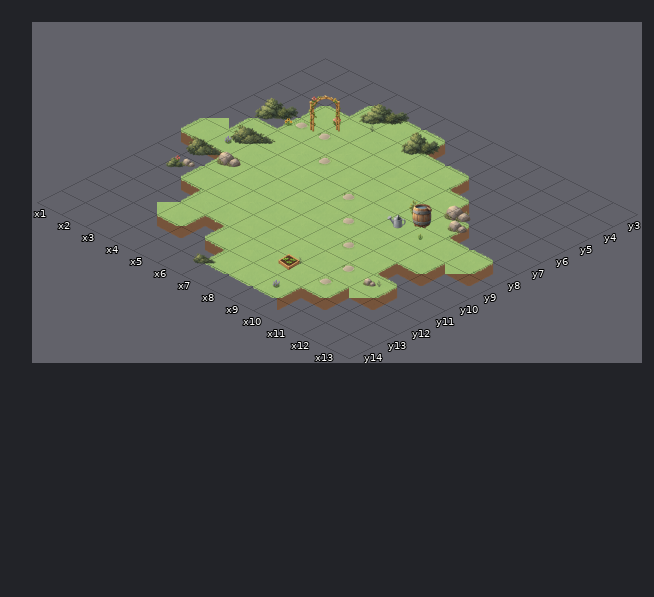
Two versions of a level (Tiled map, assets/maps/potager_diorama_v1.tmx). The picture above was drawn from the file before the commit.
Cells are 80x40 px. Isometric: x runs down to the right, y down to the left. Shown: x 1..13, y 3..14.
New version:
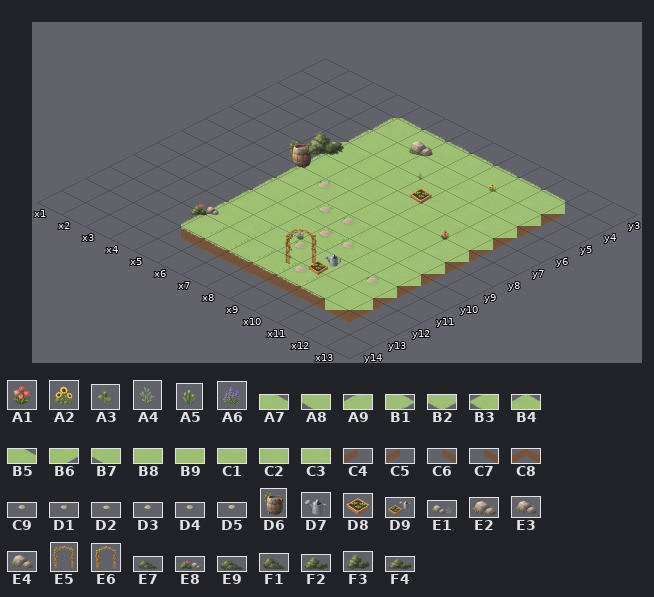
Key: from "floor_decor": A1 0 "commun_decor_fleurs_blan", A2 1 "commun_decor_fleurs_jaun", A3 2 "commun_decor_herbes_foll", A4 3 "commun_decor_touffe_herb", A5 4 "commun_decor_touffe_herb", A6 5 "commun_decor_trefle_stat"; from "ground": A7 0 "commun_sol_bordure_herbe", A8 2 "commun_sol_bordure_herbe", A9 3 "commun_sol_bordure_herbe", B1 4 "commun_sol_bordure_herbe", B2 5 "commun_sol_bordure_herbe", B3 6 "commun_sol_bordure_herbe", B4 7 "commun_sol_bordure_herbe", B5 8 "commun_sol_bordure_herbe", B6 9 "commun_sol_bordure_herbe", B7 10 "commun_sol_bordure_herbe", B8 12 "commun_sol_herbe_tile_00", B9 13 "commun_sol_herbe_tile_01", C1 14 "commun_sol_herbe_tile_02", C2 15 "commun_sol_herbe_tile_03", C3 16 "commun_sol_herbe_tile_04", C4 28 "commun_sol_tranche_terre", C5 29 "commun_sol_tranche_terre", C6 30 "commun_sol_tranche_terre", C7 31 "commun_sol_tranche_terre", C8 33 "commun_sol_tranche_terre"; from "paths": C9 0 "commun_sol_pas_pierre_ti", D1 1 "commun_sol_pas_pierre_ti", D2 2 "commun_sol_pas_pierre_ti", D3 3 "commun_sol_pas_pierre_ti", D4 4 "commun_sol_pas_pierre_ti", D5 5 "commun_sol_pas_pierre_ti"; from "props": D6 0 "commun_decor_tonneau_boi", D7 1 "potager_decor_arrosoir_m", D8 2 "potager_decor_caisse_sem", D9 4 "potager_decor_outils_jar"; from "rocks": E1 0 "commun_bordure_rochers_s", E2 1 "commun_decor_rochers_her", E3 2 "commun_decor_rochers_sta", E4 3 "commun_decor_rochers_sta"; from "structures": E5 0 "commun_decor_treillis_bo", E6 2 "commun_decor_treillis_bo"; from "vegetation": E7 0 "commun_bordure_herbe_deb", E8 1 "commun_bordure_mixte_sta", E9 2 "commun_decor_bosquet_bas", F1 3 "commun_decor_bosquet_bas", F2 5 "commun_decor_bosquet_hau", F3 6 "commun_decor_bosquet_hau", F4 7 "commun_decor_bosquet_hau".
__ is an empty cell, .. an unchanged one.
Objects are placed by the point they stand on, in cells (3,4 is the top-left corner of cell 3,4); size is 1x1 cell unless given.
From old to new:
--- layer "skirt"
@@ x 1..13 @@
- 4 .. .. .. .. .. .. C5 .. .. .. .. __ ..
- 5 .. .. .. .. .. .. .. .. C4 .. .. __ ..
- 6 .. .. .. .. .. .. .. .. .. C4 .. __ ..
- 7 .. .. .. .. .. .. .. .. .. .. C4 __ ..
- 8 .. .. .. .. .. .. .. .. .. .. .. __ C5
- 9 C6 C7 .. .. .. .. .. .. .. .. .. C8 ..
-10 .. .. .. .. .. .. .. .. .. .. C8 __ ..
-11 .. .. C6 .. .. .. .. .. .. .. .. C5 ..
-12 .. .. .. .. C8 .. .. .. .. .. C8 __ ..
-13 .. .. .. C7 __ .. __ __ __ C8 __ .. ..
+ 4 .. .. .. .. .. .. __ .. .. .. .. C4 ..
+ 5 .. .. .. .. .. .. .. .. __ .. .. C4 ..
+ 6 .. .. .. .. .. .. .. .. .. __ .. C4 ..
+ 7 .. .. .. .. .. .. .. .. .. .. __ C4 ..
+ 8 .. .. .. .. .. .. .. .. .. .. .. C4 __
+ 9 __ __ .. .. .. .. .. .. .. .. .. C4 ..
+10 .. .. .. .. .. .. .. .. .. .. __ C4 ..
+11 .. .. __ .. .. .. .. .. .. .. .. C4 ..
+12 .. .. .. .. __ .. .. .. .. .. __ C4 ..
+13 .. .. .. __ C7 .. C7 C7 C7 C7 C7 .. ..
--- layer "ground"
@@ x 1..12 @@
- 4 .. .. .. B4 A7 .. __ __ __ __ __ ..
- 5 .. .. B4 C2 B9 C1 A7 B1 __ __ __ ..
- 6 .. .. A9 B9 C2 .. C1 C3 B1 __ __ ..
- 7 .. B4 C2 C3 C1 C2 .. C1 B8 B1 __ ..
- 8 B3 A8 B8 C1 C3 .. C2 B8 C1 C3 A7 B1
- 9 .. .. A9 B8 C2 .. C1 C2 .. .. B2 ..
-10 .. .. B3 C2 B8 .. C3 B9 C2 B6 __ ..
-11 .. .. .. A9 A8 .. C2 C3 C1 C2 B1 ..
-12 .. .. .. B2 __ .. B8 C1 C3 B2 __ ..
-13 .. .. .. .. .. .. B3 B7 B2 .. .. ..
+ 4 .. .. .. __ B4 .. B1 B1 B1 B1 B5 ..
+ 5 .. .. __ __ A9 B8 B8 C1 C1 C1 C2 ..
+ 6 .. .. __ __ B9 .. B9 C1 C1 C2 C2 ..
+ 7 .. __ __ __ A9 B9 .. B8 C3 B9 C2 ..
+ 8 __ __ __ __ A9 .. C3 C3 C3 B9 C2 __
+ 9 .. .. __ __ A9 .. C3 B9 .. .. C2 ..
+10 .. .. __ __ A9 .. B8 B8 A9 B8 C2 ..
+11 .. .. .. __ A9 .. A9 B8 B8 B8 C2 ..
+12 .. .. .. __ B3 .. B3 B3 B3 B3 C2 ..
+13 .. .. .. .. .. .. __ __ __ .. .. ..
--- layer "path"
@@ x 3..11 @@
- 6 D2 D5 .. .. .. .. .. .. ..
- 7 .. .. D3 .. .. .. .. .. ..
- 8 .. .. .. __ C9 .. .. .. ..
- 9 .. .. .. .. __ D4 .. .. ..
-10 .. .. .. .. .. __ D1 .. ..
-11 .. .. .. .. .. __ .. D5 __
-12 .. .. .. .. .. .. __ D2 ..
+ 6 __ __ .. .. .. .. .. .. ..
+ 7 .. .. __ .. .. .. .. .. ..
+ 8 .. .. .. C9 __ .. .. .. ..
+ 9 .. .. .. .. D2 D3 .. .. ..
+10 .. .. .. .. .. D2 D4 .. ..
+11 .. .. .. .. .. D3 .. __ D5
+12 .. .. .. .. .. .. D4 __ ..
--- layer "floor_decor"
+A2 "yellow_flowers" at 10.5,5.5 size 0.3x0.5
+A4 "grass_tuft" at 8.5,6.5 size 0.2x0.5
+A1 "white_flowers" at 11.5,8.5 size 0.3x0.6
+A6 "clover" at 8.5,11.5 size 0.3x0.5
-A4 "arch_grass" at 5.5,5.5 size 0.2x0.5
-A1 "arch_white_flowers" at 4.5,6 size 0.3x0.6
-A2 "arch_yellow_flowers" at 3.5,7 size 0.3x0.5
-A3 "east_grass" at 10.5,8.5 size 0.2x0.4
-A6 "west_clover" at 3,9 size 0.3x0.5
-A5 "east_tuft" at 11,9 size 0.2x0.5
-A4 "nursery_grass" at 9.5,12.5 size 0.2x0.5
-A6 "front_clover" at 10,14 size 0.3x0.5
--- layer "edge_overlays"
-E8 "west_edge_mix" at 3,11 size 0.8x0.8
-E1 "front_right_rocks" at 12,12 size 0.6x0.7
-E7 "front_left_overhang" at 7.5,14.5 size 0.6x0.7
--- layer "props"
+E2 "east_upper_rock" at 7.5,5.5 size 0.6x0.8
+D8 "nursery_crate" at 9.5,7.5 size 0.5x0.9
+D6 "west_barrel" at 5.5,8.5 size 0.6x1.4
+D9 "garden_tools" at 10.5,12.5 size 0.8x1.1
-E2 "east_upper_rock" at 11,7.5 size 0.7x0.9
-D6 "east_barrel" at 10.5,8.5 size 0.6x1.4
-D7 "east_watering_can" at 10,9 size 0.5x0.8
-D8 "east_seed_crate" at 9.5,13 size 0.5x0.9
--- layer "vegetation"
+F3 "tall_shrub" at 5.5,7.5 size 0.9x1.2
+E8 "mixed_border" at 5.5,12.5 size 0.8x0.8
-F4 "arch_back_shrub" at 5.5,5 size 1.2x1.1
-F3 "back_right_shrub" at 7.5,5.5 size 0.9x1.2
-F2 "back_left_high" at 3,7 size 1x1.2
-E9 "back_left_low" at 3.5,8.5 size 1x1.1
-F1 "west_low_shrub" at 3,10 size 0.9x1.1
--- layer "rocks" (removed)
-E3 "east_cluster_rock" at 11.5,8 size 0.5x0.8
-E4 "west_cluster_rock" at 4,10 size 0.7x0.9
--- layer "structures"
+E6 "trellis" at 9.5,12.5 size 0.9x1.7
-E5 "garden_arch" at 4.5,6.5 size 0.8x1.8
